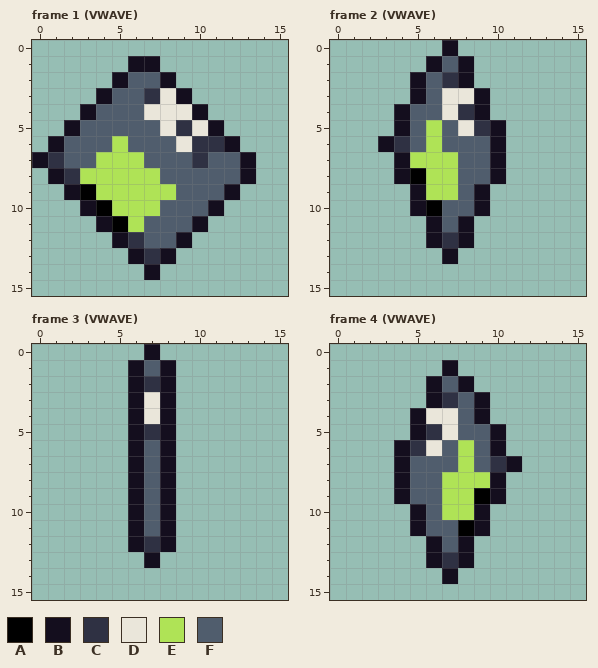
Pixel-art file, stored at WIP Assets/disk pickup.aseprite. Above is the file before it was changed.
16x16 pixels, 32 frames. Shown: frame 1 (VWAVE), frame 2 (VWAVE), frame 3 (VWAVE), frame 4 (VWAVE). The commit also changed other frames, which this record leaves out.
Palette (. is transparent): A #000000  B #140e1e  C #2f3143  D #eae6da  E #afe356  F #505d6d
Pixels before, frame 1 (VWAVE), first column x 0:
 1 ......BB......
 2 .....BFFB.....
 3 ....BFFCDB....
 4 ...BFFFDDDB...
 5 ..BFFFFFDCDB..
 6 .BFFFEFFFDCCB.
 7 BCFFEEEFFFCFFB
 8 .BCEEEEEFFFFFB
 9 ..BAEEEEEFFFB.
10 ...BAEEEFFFB..
11 ....BAEFFFB...
12 .....BCFFB....
13 ......BCB.....
14 .......B......
Pixels before, frame 2 (VWAVE), first column x 3:
 0 ....B...
 1 ...BFB..
 2 ..BFCB..
 3 ..BFDDB.
 4 .BFFDCB.
 5 .BFEFDCB
 6 BCFEFFFB
 7 .BEEEFFB
 8 .BAEEFFB
 9 ..BEEFB.
10 ..BAFFB.
11 ...BFB..
12 ...BCB..
13 ....B...
Pixels before, frame 3 (VWAVE), first column x 6:
 0 .B.
 1 BFB
 2 BCB
 3 BDB
 4 BDB
 5 BCB
 6 BFB
 7 BFB
 8 BFB
 9 BFB
10 BFB
11 BFB
12 BCB
13 .B.
Pixels before, frame 4 (VWAVE), first column x 4:
 1 ...B....
 2 ..BFB...
 3 ..BCFB..
 4 .BDDFB..
 5 .BCDFFB.
 6 BCDFEFB.
 7 BFFFEFCB
 8 BFFEEEB.
 9 BFFEEAB.
10 .BFEEB..
11 .BFFAB..
12 ..BFB...
13 ..BCB...
14 ...B....
After the commit:
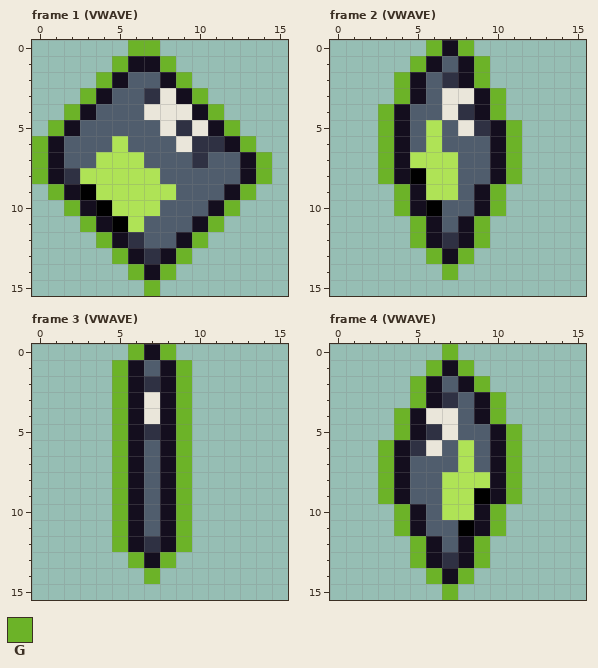
Colours new in this view: G #6cb328
Log entry: added outline to disk pickups
Diff:
Changed rows in their new state; - is an unchanged pixel.
Frame 1 (VWAVE):
first column x 0:
 0 ------GG-------
 1 -----G--G------
 2 ----G----G-----
 3 ---G------G----
 4 --G--------G---
 5 -G----------G--
 6 G------------G-
 7 GB------------G
 8 G-------------G
 9 -G-----------G-
10 --G---------G--
11 ---G-------G---
12 ----G-----G----
13 -----G---G-----
14 ------G-G------
15 -------G-------
Frame 2 (VWAVE):
first column x 3:
 0 ---G-G---
 1 --G---G--
 2 -G----G--
 3 -G-----G-
 4 G------G-
 5 G-------G
 6 GB------G
 7 G-------G
 8 G-------G
 9 -G-----G-
10 -G-----G-
11 --G---G--
12 --G---G--
13 ---G-G---
14 ----G----
Frame 3 (VWAVE):
first column x 5:
 0 -G-G-
 1 G---G
 2 G---G
 3 G---G
 4 G---G
 5 G---G
 6 G---G
 7 G---G
 8 G---G
 9 G---G
10 G---G
11 G---G
12 G---G
13 -G-G-
14 --G--
Frame 4 (VWAVE):
first column x 3:
 0 ----G----
 1 ---G-G---
 2 --G---G--
 3 --G----G-
 4 -G-----G-
 5 -G------G
 6 G-------G
 7 G------BG
 8 G-------G
 9 G-------G
10 -G-----G-
11 -G-----G-
12 --G---G--
13 --G---G--
14 ---G-G---
15 ----G----
